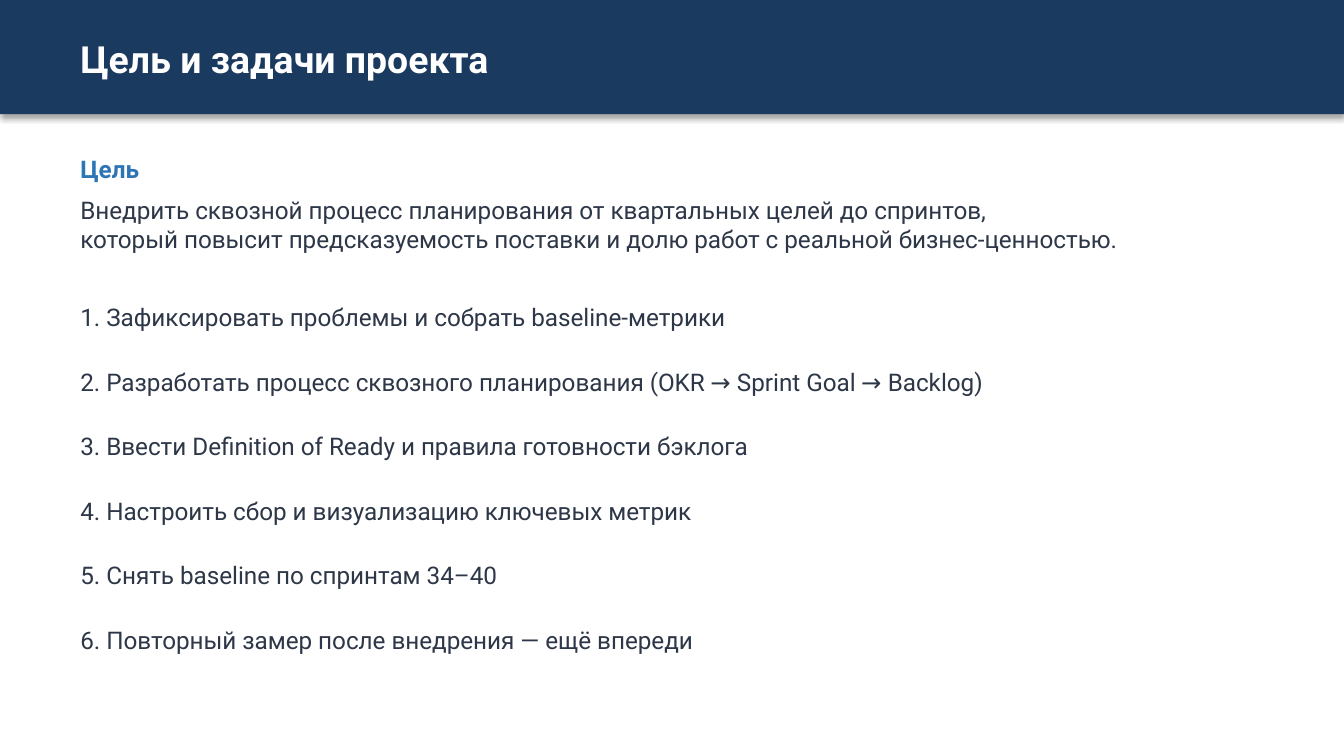
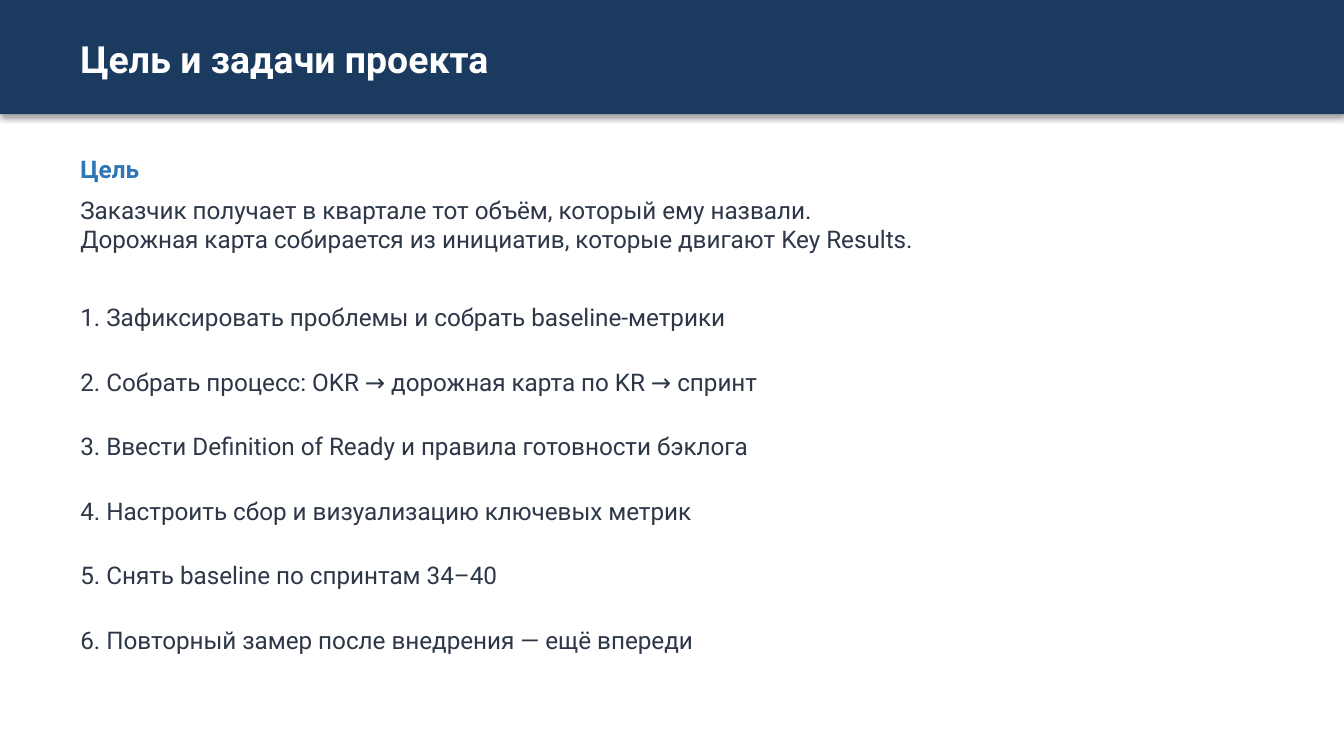
Before and after one commit to camelot270/otus_work, a slide deck: slide 5 of docs/Zashita_proekta_Skvoznoe_planirovanie.pptx. Drawn at 1344x756 pixels with LibreOffice and Linux fonts; fonts in the diff are those of the drawing. Boxes give left, top, right and bottom in pixels: in the first picture for what was removed or moved away, otherwise in the second. Text is boxed around its words. In the diff, an @@ line names an element or a change of style, - is before the commit and + after.

```diff
--- a/docs/Zashita_proekta_Skvoznoe_planirovanie.pptx
+++ b/docs/Zashita_proekta_Skvoznoe_planirovanie.pptx
@@ text at bbox=[80, 200, 912, 253]: text changed @@
-Внедрить сквозной процесс планирования от квартальных целей до спринтов,
-который повысит предсказуемость поставки и долю работ с реальной бизнес-ценностью.
+Заказчик получает в квартале тот объём, который ему назвали.
+Дорожная карта собирается из инициатив, которые двигают Key Results.
@@ text at bbox=[80, 372, 757, 396]: text changed @@
-2. Разработать процесс сквозного планирования (OKR → Sprint Goal → Backlog)
+2. Собрать процесс: OKR → дорожная карта по KR → спринт
```
Also in this commit, not shown: 6 other slides changed.
